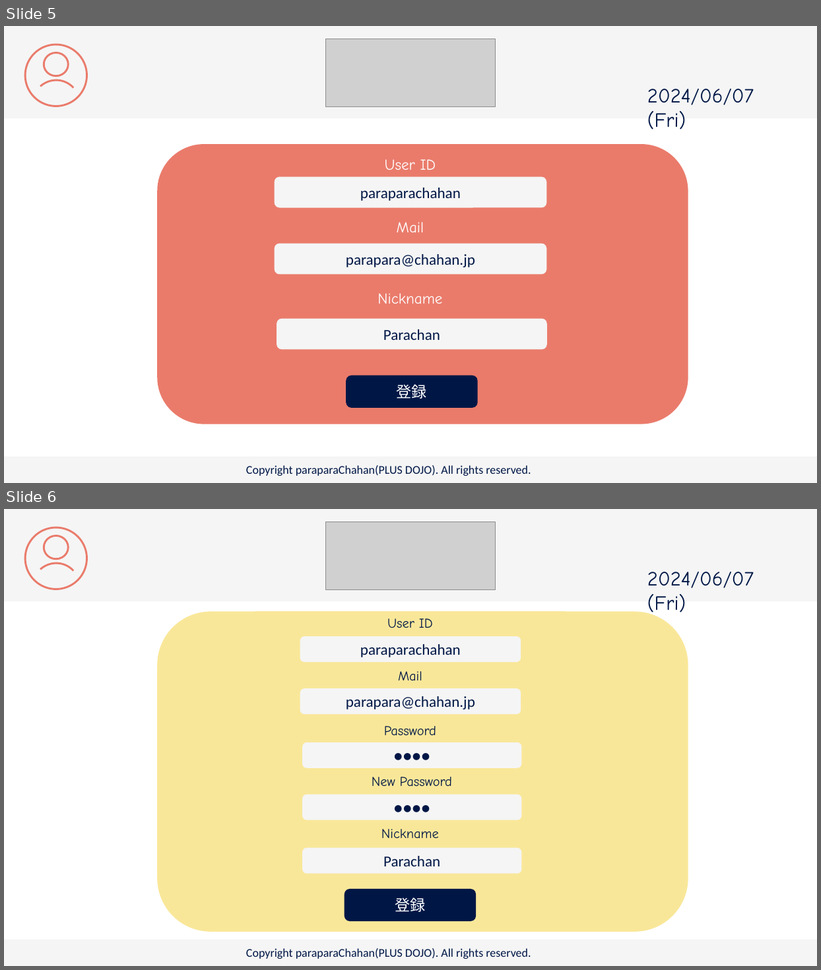
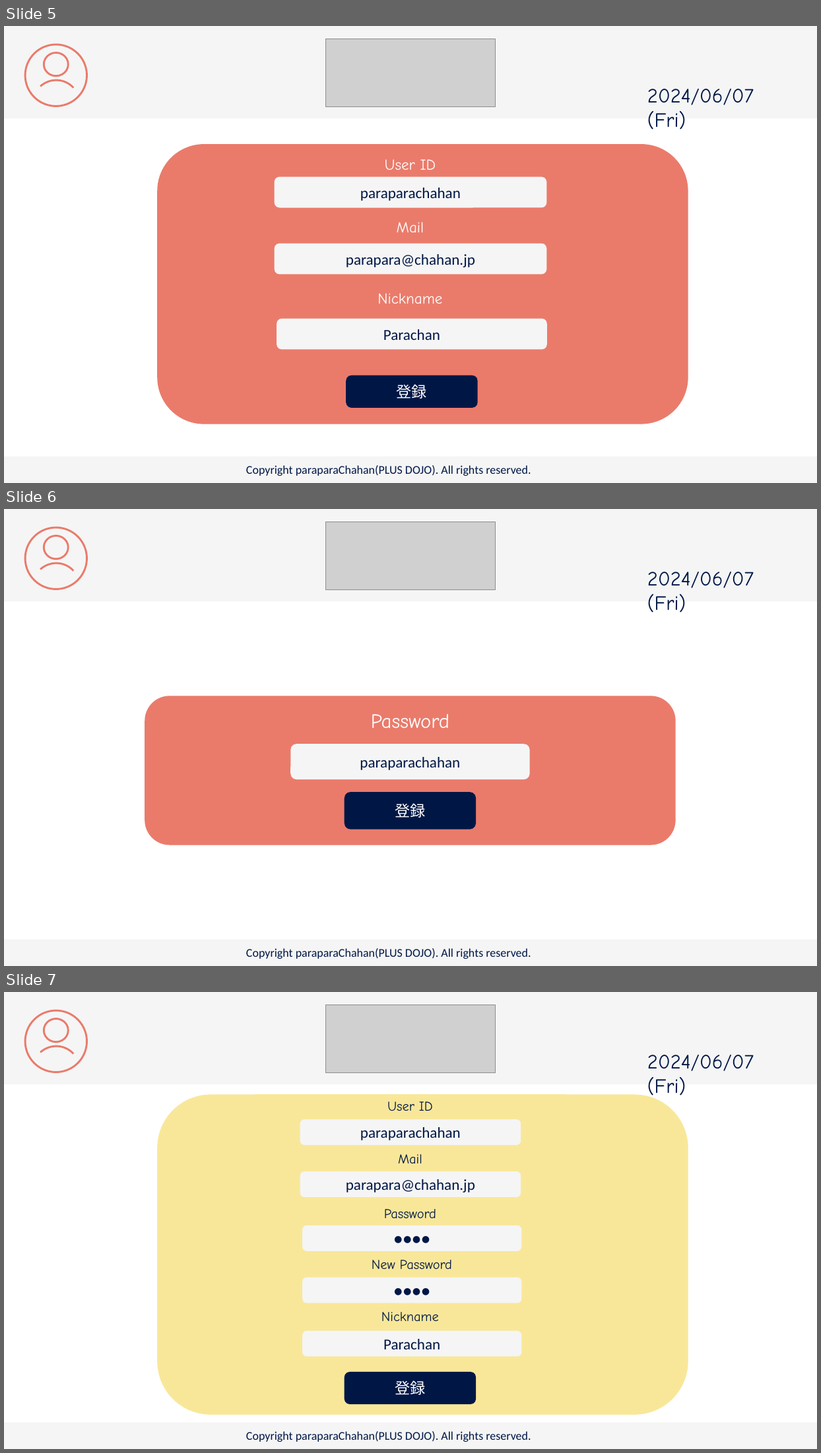
Before and after one commit to plusdojo2024/C2, a slide deck: doc/13_外部設計/famiLink 画面デザイン.pptx. Shown one above the other, each under a label of ours: slides 5 and 6 before the commit, slides 5, 6 and 7 after it. The pictures are 821x970 and 821x1453 pixels, drawn with LibreOffice and Linux fonts; fonts in the diff are those of the drawing; grey boxes stand for pictures. Boxes give left, top, right and bottom in pixels: in the first picture for what was removed or moved away, otherwise in the second. Text is boxed around its words. In the diff, an @@ line names an element or a change of style, - is before the commit and + after.

```diff
--- a/doc/13_外部設計/famiLink 画面デザイン.pptx
+++ b/doc/13_外部設計/famiLink 画面デザイン.pptx
@@ slide 6 added at <box>4,509,817,966</box>, background #FFFFFF @@
@@ rectangle added at <box>4,509,817,601</box>, fill #F5F5F5 @@
@@ ellipse added at <box>25,527,87,589</box>, outline #EA7B6B 2.25 pt @@
@@ picture added at <box>326,522,496,590</box> @@
@@ ellipse added at <box>44,536,68,559</box>, outline #EA7B6B 2.25 pt @@
@@ arc (boxed as its full ellipse) added at <box>23,553,89,619</box>, outline #EA7B6B 2.25 pt @@
@@ text added at <box>648,572,754,613</box>, 24 pt, text #001746 @@
+2024/06/07 (Fri)
@@ rounded rectangle added at <box>145,696,677,846</box>, fill #EA7B6B @@
@@ text added at <box>371,714,450,728</box>, 24 pt, text #FFFFFF @@
+Password
@@ rounded rectangle added at <box>290,744,530,780</box>, fill #F5F5F5, 18 pt, text #001746 @@
+paraparachahan
@@ rounded rectangle added at <box>345,792,476,829</box>, fill #001746, 18 pt, text #FFFFFF @@
+登録
@@ rectangle added at <box>4,940,817,966</box>, fill #F5F5F5 @@
@@ text added at <box>246,949,531,959</box>, 14 pt, text #001746 @@
+Copyright paraparaChahan(PLUS DOJO). All rights reserved.
@@ what was slide 6 is now slide 7 @@
```
